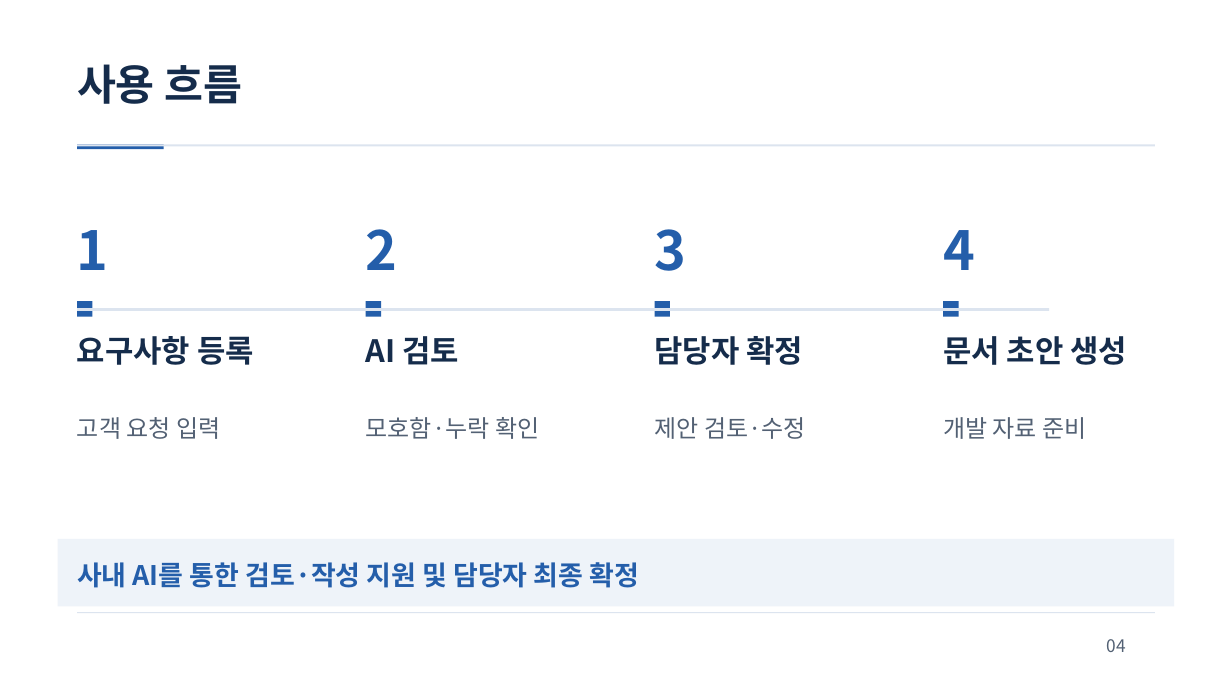
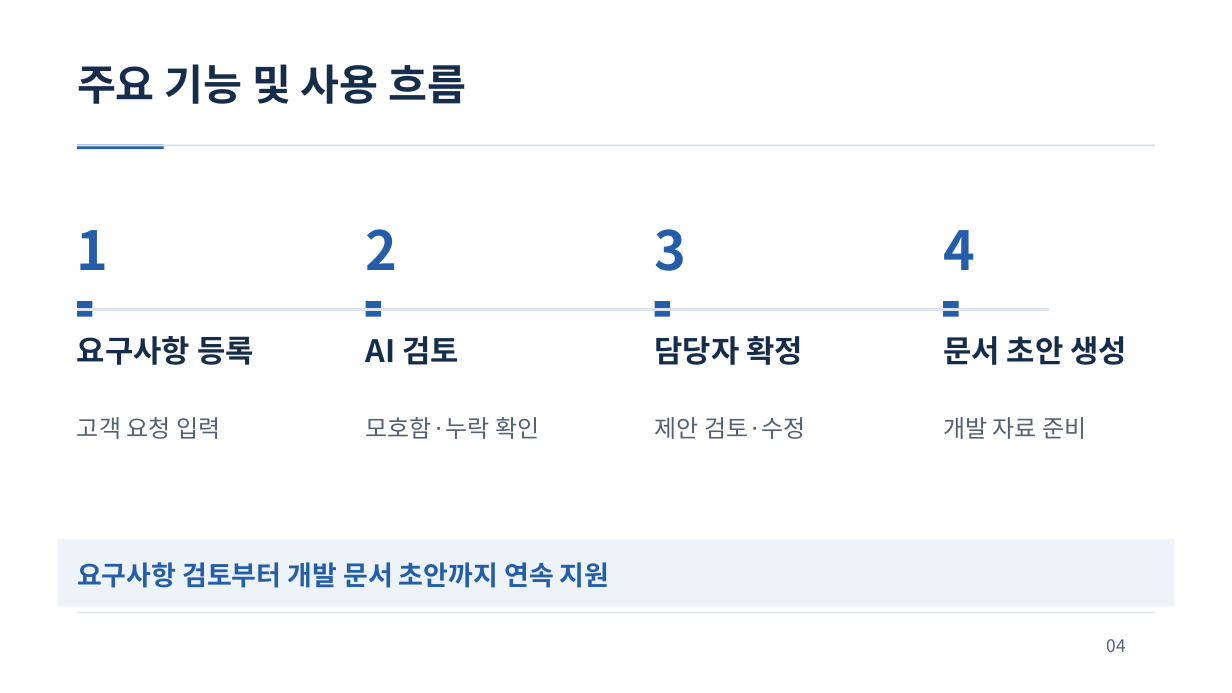
Before and after one commit to jihunhan98/semes-superrookie, a slide deck: slide 4 of docs/presentations/ReqOps_SuperRookie.pptx. Drawn at 1232x693 pixels with LibreOffice and Linux fonts; fonts in the diff are those of the drawing. Boxes give left, top, right and bottom in pixels: in the first picture for what was removed or moved away, otherwise in the second. Text is boxed around its words. In the diff, an @@ line names an element or a change of style, - is before the commit and + after.

```diff
--- a/docs/presentations/ReqOps_SuperRookie.pptx
+++ b/docs/presentations/ReqOps_SuperRookie.pptx
@@ text at [77,64,466,104]: text changed @@
-사용 흐름
+주요 기능 및 사용 흐름
@@ text at [77,562,610,588]: text changed @@
-사내 AI를 통한 검토·작성 지원 및 담당자 최종 확정
+요구사항 검토부터 개발 문서 초안까지 연속 지원
```
Also in this commit, not shown: 6 other slides changed, 1 slide added, 1 slide removed.
